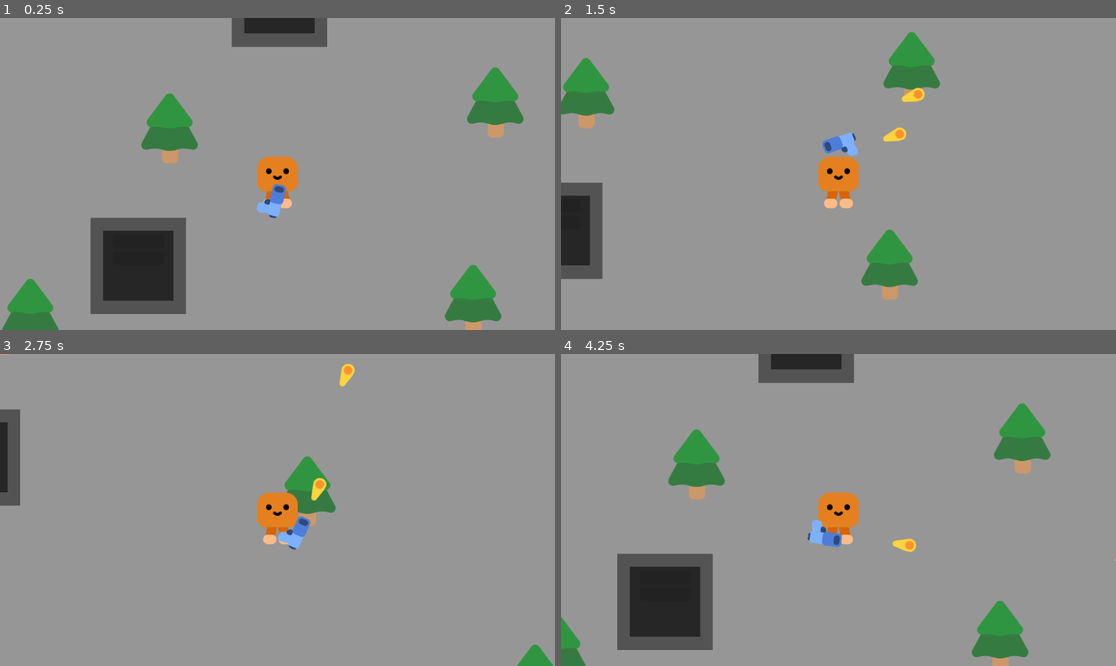
Above: before the commit, frames 1-4 (two rows, left to right).
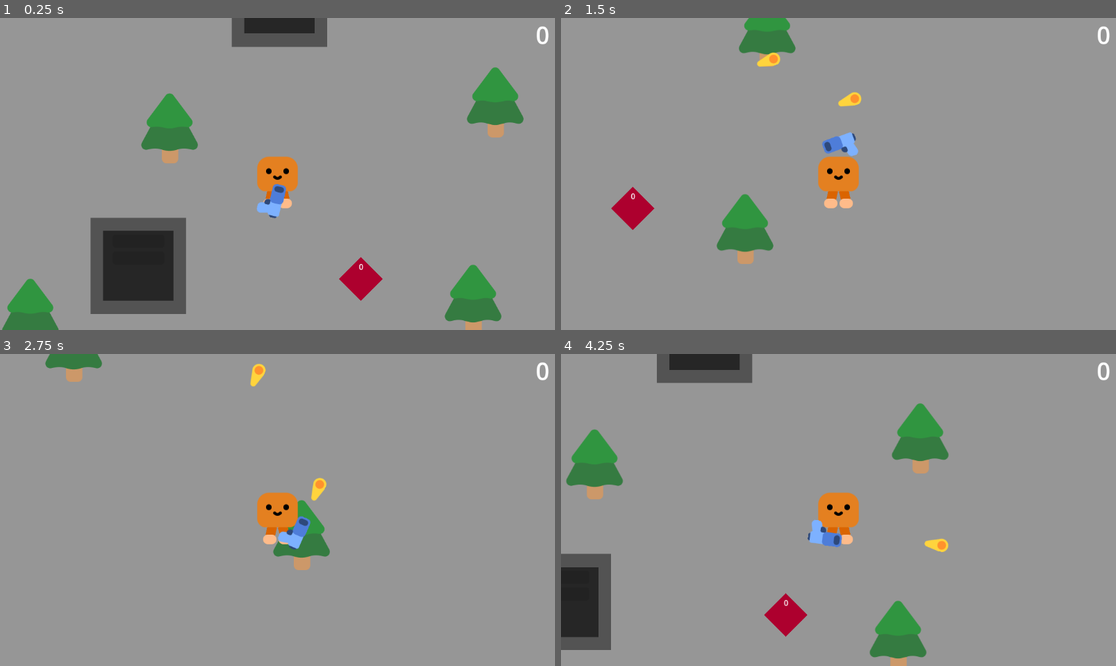
Above: after the commit, the same moments.

Repository: Pear-Juice/ATLS-GD-FarmerSurvivor
Game: Godot game, scene res://Scenes/L1.tscn
Same seed, same stepped clock (60 frames per second), same inputs: the game is played once before the commit and once after it.
Inputs (mouse positions are in pixels of both pictures, inside the frame that each line leads up to):
- Up to frame 1 (0.25 s): no input
- Up to frame 2 (1.5 s): tap Enter at 0.5 s; move the mouse to (960, 158) at 0.52 s; press the mouse at (960, 158) at 0.53 s; hold D (Right) 0.53-1.28 s; move the mouse to (727, 189) at 1.27 s; release the mouse at (727, 189) at 1.28 s; hold S (Down) from 1.28 s (still down); click (727, 189) at 1.35 s
- Up to frame 3 (2.75 s): move the mouse to (333, 441) at 2.02 s; release S (Down) at 2.03 s; press the mouse at (333, 441) at 2.03 s; hold D (Right) from 2.03 s (still down)
- Up to frame 4 (4.25 s): move the mouse to (810, 572) at 2.77 s; release D (Right) at 2.78 s; release the mouse at (810, 572) at 2.78 s; hold W (Up) 2.78-3.53 s; click (810, 572) at 2.85 s; move the mouse to (1005, 556) at 3.52 s; press the mouse at (1005, 556) at 3.53 s; hold A (Left) from 3.53 s (still down)

The runs differ from the first frame. In frame 1, 0.6% of the frame differs, in the area x 61-99%, y 2-91%; in frame 2, 9.7%; in frame 3, 4.0%; in frame 4, 20%, in the area x 0-100%, y 0-100%.

Commit message:
Step 5-6 17m

Diff:
--- /dev/null
+++ b/Objects/Altar/Altar.gd
@@ -0,0 +1,18 @@
+extends Node
+
+@export var level := 0
+
+var gem_upgrade_count := 3
+var gem_count := 0:
+	set(value):
+		$GemCount.text = str(value)
+		gem_count = value
+
+func _on_body_entered(body: Node2D) -> void:
+	if body is Player:
+		gem_count += body.gem_count
+		body.gem_count = 0
+
+		if gem_count >= gem_upgrade_count:
+			body.upgrade_gun()
+			gem_count = 0
--- /dev/null
+++ b/Objects/Altar/Altar.tscn
@@ -0,0 +1,27 @@
+[gd_scene load_steps=4 format=3 uid="uid://cawgr4clfvceq"]
+
+[ext_resource type="Script" uid="uid://857lxuxcacy0" path="res://Objects/Altar/Altar.gd" id="1_81h43"]
+[ext_resource type="Texture2D" uid="uid://rijfd1qjl5wp" path="res://Objects/Altar/Trap.png" id="2_eu46v"]
+
+[sub_resource type="CircleShape2D" id="CircleShape2D_imxgd"]
+radius = 86.093
+
+[node name="Altar" type="Area2D"]
+script = ExtResource("1_81h43")
+
+[node name="Sprite2D" type="Sprite2D" parent="."]
+modulate = Color(0.680041, 0, 0.180066, 1)
+rotation = -0.785398
+texture = ExtResource("2_eu46v")
+
+[node name="CollisionShape2D" type="CollisionShape2D" parent="."]
+shape = SubResource("CircleShape2D_imxgd")
+
+[node name="GemCount" type="Label" parent="."]
+offset_left = -4.0
+offset_top = -37.0
+offset_right = 36.0
+offset_bottom = -14.0
+text = "0"
+
+[connection signal="body_entered" from="." to="." method="_on_body_entered"]
--- /dev/null
+++ b/Objects/Bullet/Bullet2.tscn
@@ -0,0 +1,22 @@
+[gd_scene load_steps=4 format=3 uid="uid://bpdf3me0y3wqk"]
+
+[ext_resource type="Script" uid="uid://52reaaavex1t" path="res://Objects/Bullet/Bullet.gd" id="1_t3jsq"]
+[ext_resource type="Texture2D" uid="uid://cqnppic415rlw" path="res://Objects/Gun/projectile.png" id="2_8thc3"]
+
+[sub_resource type="CircleShape2D" id="CircleShape2D_sinfj"]
+radius = 15.0
+
+[node name="Bullet" type="CharacterBody2D" groups=["Bullet"]]
+collision_layer = 2
+collision_mask = 2
+script = ExtResource("1_t3jsq")
+life_time = 2.0
+knockback = 5000.0
+
+[node name="BulletSprite" type="Sprite2D" parent="."]
+position = Vector2(-1, 11)
+rotation = -1.5708
+texture = ExtResource("2_8thc3")
+
+[node name="CollisionShape2D" type="CollisionShape2D" parent="."]
+shape = SubResource("CircleShape2D_sinfj")
--- /dev/null
+++ b/Objects/Bullet/Bullet3.tscn
@@ -0,0 +1,22 @@
+[gd_scene load_steps=4 format=3 uid="uid://cqnshosofdij3"]
+
+[ext_resource type="Script" uid="uid://52reaaavex1t" path="res://Objects/Bullet/Bullet.gd" id="1_ex3na"]
+[ext_resource type="Texture2D" uid="uid://cqnppic415rlw" path="res://Objects/Gun/projectile.png" id="2_bkulv"]
+
+[sub_resource type="CircleShape2D" id="CircleShape2D_sinfj"]
+radius = 15.0
+
+[node name="Bullet" type="CharacterBody2D" groups=["Bullet"]]
+collision_layer = 2
+collision_mask = 2
+script = ExtResource("1_ex3na")
+life_time = 2.0
+knockback = 1800.0
+
+[node name="BulletSprite" type="Sprite2D" parent="."]
+position = Vector2(-1, 11)
+rotation = -1.5708
+texture = ExtResource("2_bkulv")
+
+[node name="CollisionShape2D" type="CollisionShape2D" parent="."]
+shape = SubResource("CircleShape2D_sinfj")
--- /dev/null
+++ b/Objects/Bullet/Bullet4.tscn
@@ -0,0 +1,22 @@
+[gd_scene load_steps=4 format=3 uid="uid://bcsfwpo0s3y07"]
+
+[ext_resource type="Script" uid="uid://52reaaavex1t" path="res://Objects/Bullet/Bullet.gd" id="1_0q54l"]
+[ext_resource type="Texture2D" uid="uid://cqnppic415rlw" path="res://Objects/Gun/projectile.png" id="2_c3lba"]
+
+[sub_resource type="CircleShape2D" id="CircleShape2D_sinfj"]
+radius = 15.0
+
+[node name="Bullet" type="CharacterBody2D" groups=["Bullet"]]
+collision_layer = 2
+collision_mask = 2
+script = ExtResource("1_0q54l")
+life_time = 2.0
+knockback = 2500.0
+
+[node name="BulletSprite" type="Sprite2D" parent="."]
+position = Vector2(-1, 11)
+rotation = -1.5708
+texture = ExtResource("2_c3lba")
+
+[node name="CollisionShape2D" type="CollisionShape2D" parent="."]
+shape = SubResource("CircleShape2D_sinfj")
--- /dev/null
+++ b/Objects/Gem/Gem.gd
@@ -0,0 +1,8 @@
+extends Node
+
+
+
+func _on_body_entered(body: Node2D) -> void:
+	if body is Player:
+		body.gem_count += 1
+		queue_free()
--- a/Objects/Gem/Gem.tscn
+++ b/Objects/Gem/Gem.tscn
@@ -1,14 +1,18 @@
-[gd_scene load_steps=3 format=3 uid="uid://dcpto3ycj4tqn"]
+[gd_scene load_steps=4 format=3 uid="uid://dcpto3ycj4tqn"]
 
+[ext_resource type="Script" uid="uid://b7a82m1kohdml" path="res://Objects/Gem/Gem.gd" id="1_4hbje"]
 [ext_resource type="Texture2D" uid="uid://b2tjxf0v2ua4j" path="res://Objects/Gem/Gem.png" id="1_cri56"]
 
 [sub_resource type="CircleShape2D" id="CircleShape2D_4hbje"]
-radius = 37.58
+radius = 177.011
 
 [node name="Gem" type="Area2D"]
+script = ExtResource("1_4hbje")
 
 [node name="CollisionShape2D" type="CollisionShape2D" parent="."]
 shape = SubResource("CircleShape2D_4hbje")
 
 [node name="Sprite2D" type="Sprite2D" parent="."]
 texture = ExtResource("1_cri56")
+
+[connection signal="body_entered" from="." to="." method="_on_body_entered"]
--- a/Objects/Gun/Gun.gd
+++ b/Objects/Gun/Gun.gd
@@ -1,10 +1,12 @@
 extends Node2D
 
-@export var bullet_tscn : PackedScene
+@export var bullets : Array[PackedScene]
 
 var can_shoot := true
 
 var angle : float
+
+@export var gun_level := 0
 
 func _process(delta: float) -> void:
 	var dir = (get_global_mouse_position() - global_position).normalized()
@@ -20,7 +22,7 @@
 			can_shoot = true
 
 func shoot():
-	var bullet = bullet_tscn.instantiate() as CharacterBody2D
+	var bullet = bullets[gun_level].instantiate() as CharacterBody2D
 	bullet.global_position = $Barrel.global_position
 	bullet.velocity = Vector2.UP.rotated(deg_to_rad(angle)) * 500
 	bullet.rotation_degrees = angle
@@ -29,3 +31,7 @@
 	$Barrel/MuzzelFlash.visible = true
 	await get_tree().create_timer(0.1).timeout
 	$Barrel/MuzzelFlash.visible = false
+
+func upgrade_gun():
+	gun_level += 1
+	print("Upgrade!")
--- a/Objects/Gun/Gun.tscn
+++ b/Objects/Gun/Gun.tscn
@@ -1,13 +1,16 @@
-[gd_scene load_steps=5 format=3 uid="uid://7x5pjeehcag"]
+[gd_scene load_steps=8 format=3 uid="uid://7x5pjeehcag"]
 
 [ext_resource type="Texture2D" uid="uid://cj2magecql3bs" path="res://Objects/Gun/pistol.png" id="1_2elei"]
 [ext_resource type="Script" uid="uid://ctymm32atvm8l" path="res://Objects/Gun/Gun.gd" id="1_7g3aj"]
-[ext_resource type="PackedScene" uid="uid://b6tenxm5vxj3n" path="res://Objects/Bullet/Bullet.tscn" id="2_l3jv4"]
+[ext_resource type="PackedScene" uid="uid://b6tenxm5vxj3n" path="res://Objects/Bullet/Bullet1.tscn" id="2_wtlxa"]
+[ext_resource type="PackedScene" uid="uid://bpdf3me0y3wqk" path="res://Objects/Bullet/Bullet2.tscn" id="3_ttvpk"]
 [ext_resource type="Texture2D" uid="uid://brgpjilf7s2ul" path="res://Objects/Gun/muzzle_flash/muzzle_flash.png" id="4_l3jv4"]
+[ext_resource type="PackedScene" uid="uid://cqnshosofdij3" path="res://Objects/Bullet/Bullet3.tscn" id="4_vfqg3"]
+[ext_resource type="PackedScene" uid="uid://bcsfwpo0s3y07" path="res://Objects/Bullet/Bullet4.tscn" id="5_6bctb"]
 
 [node name="Gun" type="Node2D"]
 script = ExtResource("1_7g3aj")
-bullet_tscn = ExtResource("2_l3jv4")
+bullets = Array[PackedScene]([ExtResource("2_wtlxa"), ExtResource("3_ttvpk"), ExtResource("4_vfqg3"), ExtResource("5_6bctb")])
 
 [node name="Sprite2D" type="Sprite2D" parent="."]
 z_index = 1
--- a/Objects/Player/Player.gd
+++ b/Objects/Player/Player.gd
@@ -14,6 +14,11 @@
 var hit_force : float
 
 @export var hurt_color : Color
+
+var gem_count : int:
+	set(value):
+		$CanvasLayer/GemCount.text = str(value)
+		gem_count = value
 
 func _init() -> void:
 	I = self
@@ -42,6 +47,9 @@
 	print("You died!")
 	get_tree().call_deferred("reload_current_scene")
 
+func upgrade_gun():
+	$GunHolder/Gun.upgrade_gun()
+
 func _process(delta: float) -> void:
 	direction = Vector2(Input.get_axis("Left", "Right"), Input.get_axis("Up", "Down")).normalized()
 
--- a/Objects/Player/Player.tscn
+++ b/Objects/Player/Player.tscn
@@ -13,11 +13,14 @@
 radius = 42.0
 height = 100.0
 
+[sub_resource type="LabelSettings" id="LabelSettings_y01d7"]
+font_size = 50
+
 [node name="Player" type="CharacterBody2D"]
 collision_layer = 5
 collision_mask = 5
 script = ExtResource("1_we6tp")
-health = 5
+health = 50
 hurt_color = Color(0.707491, 0, 0.0408624, 1)
 
 [node name="CollisionShape2D" type="CollisionShape2D" parent="."]
@@ -63,3 +66,15 @@
 
 [node name="Gun" parent="GunHolder" instance=ExtResource("6_1qpp8")]
 position = Vector2(54, 13)
+
+[node name="CanvasLayer" type="CanvasLayer" parent="."]
+
+[node name="GemCount" type="Label" parent="CanvasLayer"]
+anchors_preset = 1
+anchor_left = 1.0
+anchor_right = 1.0
+offset_left = -40.0
+offset_bottom = 23.0
+grow_horizontal = 0
+text = "0"
+label_settings = SubResource("LabelSettings_y01d7")
--- a/Objects/Trap/Trap.gd
+++ b/Objects/Trap/Trap.gd
@@ -46,7 +46,7 @@
 
 func spawn_gem():
 	var gem = gem_tscn.instantiate()
-	gem.global_position = $GemSpawn.global_positiona
+	gem.global_position = $GemSpawn.global_position
 	get_tree().root.call_deferred("add_child", gem)
 
 func eject():
--- a/Objects/Trap/Trap.tscn
+++ b/Objects/Trap/Trap.tscn
@@ -1,7 +1,7 @@
 [gd_scene load_steps=6 format=3 uid="uid://snyq0i2e4imx"]
 
 [ext_resource type="Script" uid="uid://ctrdkewqin6mq" path="res://Objects/Trap/Trap.gd" id="1_goa61"]
-[ext_resource type="Texture2D" uid="uid://rijfd1qjl5wp" path="res://Objects/Trap/Trap.png" id="1_ieug1"]
+[ext_resource type="Texture2D" uid="uid://rijfd1qjl5wp" path="res://Objects/Altar/Trap.png" id="1_ieug1"]
 [ext_resource type="PackedScene" uid="uid://dcpto3ycj4tqn" path="res://Objects/Gem/Gem.tscn" id="2_bvghs"]
 
 [sub_resource type="RectangleShape2D" id="RectangleShape2D_17wca"]
@@ -12,6 +12,7 @@
 
 [node name="Trap" type="Area2D"]
 script = ExtResource("1_goa61")
+fill_max = 2
 gem_tscn = ExtResource("2_bvghs")
 
 [node name="Sprite2D" type="Sprite2D" parent="."]
--- a/Scenes/L1.tscn
+++ b/Scenes/L1.tscn
@@ -6,6 +6,7 @@
 [ext_resource type="PackedScene" uid="uid://42nawovb8lnj" path="res://Objects/Slime/Slime.tscn" id="4_ef5wv"]
 [ext_resource type="PackedScene" uid="uid://snyq0i2e4imx" path="res://Objects/Trap/Trap.tscn" id="5_bhcnn"]
 [ext_resource type="Script" uid="uid://dwivrt0lq5x08" path="res://World/Spawner.gd" id="5_rcrnv"]
+[ext_resource type="PackedScene" uid="uid://cawgr4clfvceq" path="res://Objects/Altar/Altar.tscn" id="7_2osvy"]
 
 [node name="L1" type="Node2D"]
 
@@ -70,10 +71,13 @@
 
 [node name="Player" parent="." instance=ExtResource("1_f0cto")]
 position = Vector2(577, 321)
-speed = 400.0
+speed = 800.0
 
 [node name="Spawner" type="Node" parent="." node_paths=PackedStringArray("slime_folder")]
 script = ExtResource("5_rcrnv")
 slime_tscn = ExtResource("4_ef5wv")
 slime_folder = NodePath("../Enemies")
 metadata/_custom_type_script = "uid://dwivrt0lq5x08"
+
+[node name="Altar" parent="." instance=ExtResource("7_2osvy")]
+position = Vector2(750, 539)
Not shown, added: Objects/Altar/Altar.gd.uid
Renamed: Objects/Trap/Trap.png -> Objects/Altar/Trap.png
Not shown, changed: Objects/Altar/Trap.png.import
Not shown: 2 places in Objects/Bullet/Bullet1.tscn that only renumber resources
Not shown, added: Objects/Gem/Gem.gd.uid
Not shown: 1 places in Objects/Player/Player.tscn that only renumber resources
Binary file added: Objects/Trap/Altar.png
Not shown, added: Objects/Trap/Altar.png.import
Not shown: 1 places in Scenes/L1.tscn that only renumber resources
